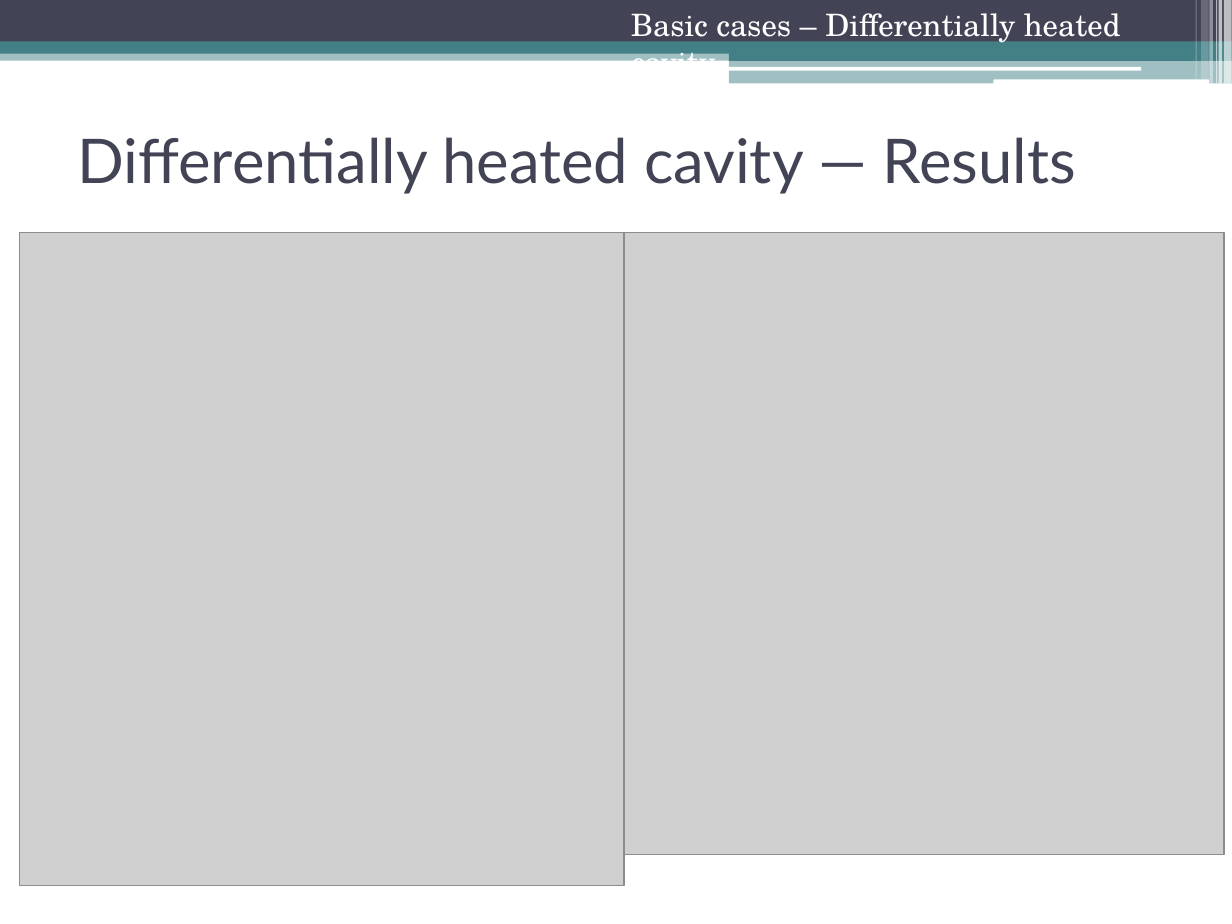
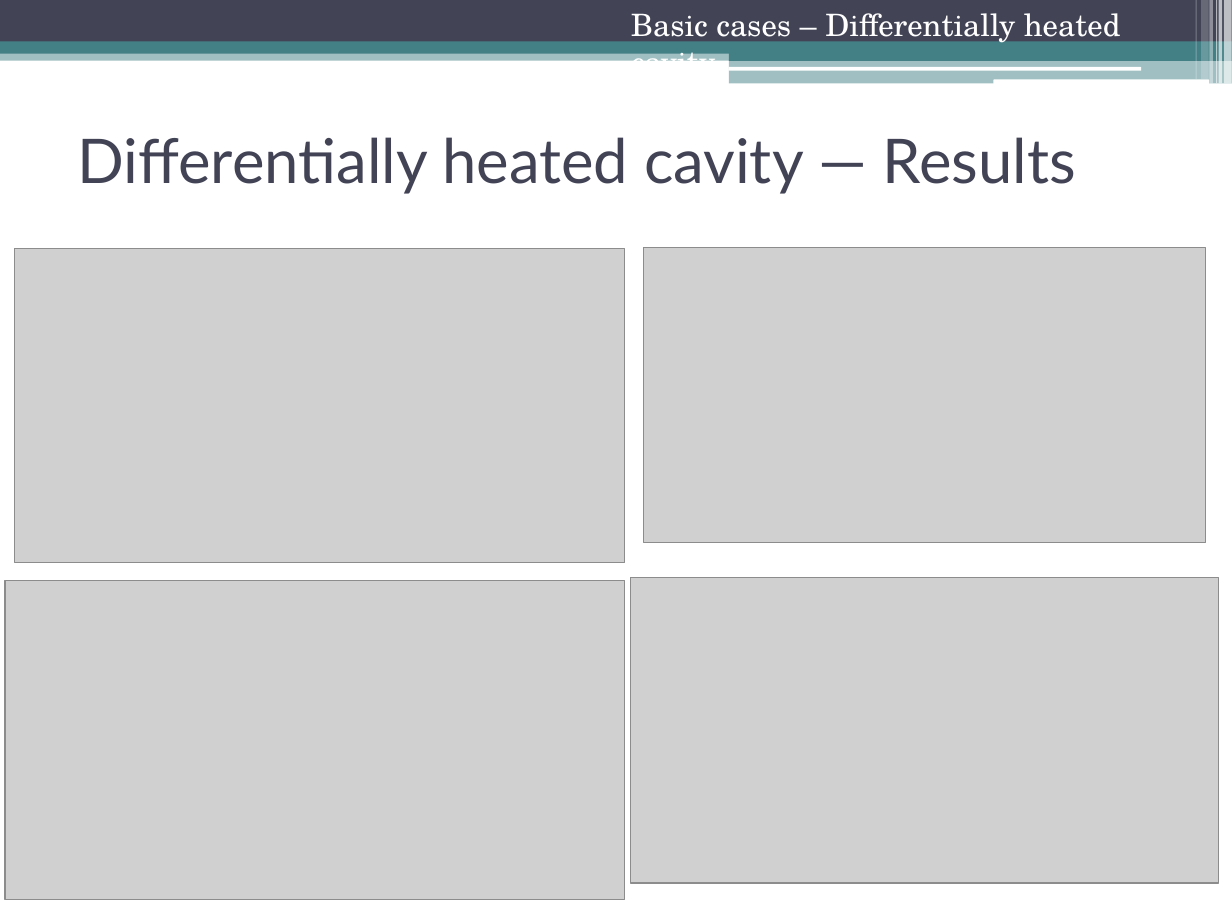
Before and after one commit to laurapla/Gasos, a slide deck: slide 16 of Presentació/Presentacióv2.pptx. Drawn at 1232x924 pixels with LibreOffice and Linux fonts; fonts in the diff are those of the drawing; grey boxes stand for pictures. Boxes give left, top, right and bottom in pixels: in the first picture for what was removed or moved away, otherwise in the second. Text is boxed around its words. In the diff, an @@ line names an element or a change of style, - is before the commit and + after.

```diff
--- a/Presentació/Presentacióv2.pptx
+++ b/Presentació/Presentacióv2.pptx
@@ picture removed at <box>20,233,625,886</box> @@
@@ picture removed at <box>625,233,1223,855</box> @@
@@ picture added at <box>15,249,625,563</box> @@
@@ picture added at <box>643,248,1205,542</box> @@
@@ picture added at <box>5,580,625,899</box> @@
@@ picture added at <box>631,577,1218,882</box> @@
```
Also in this commit, not shown: 4 other slides changed.
